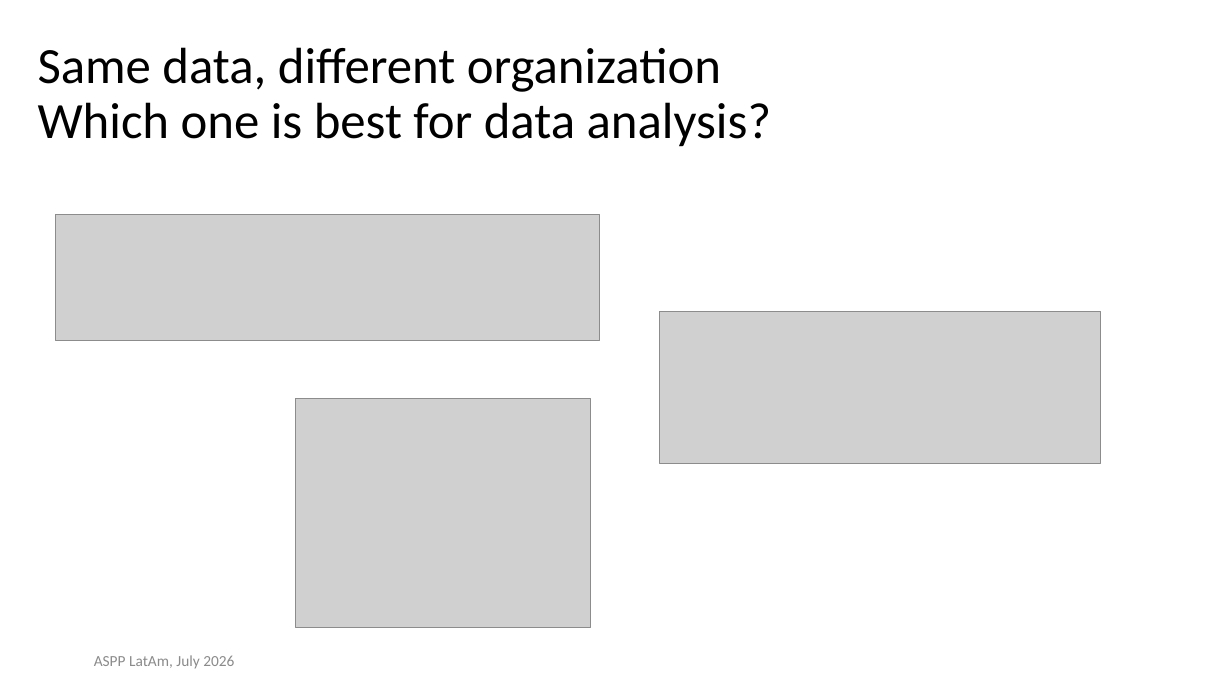
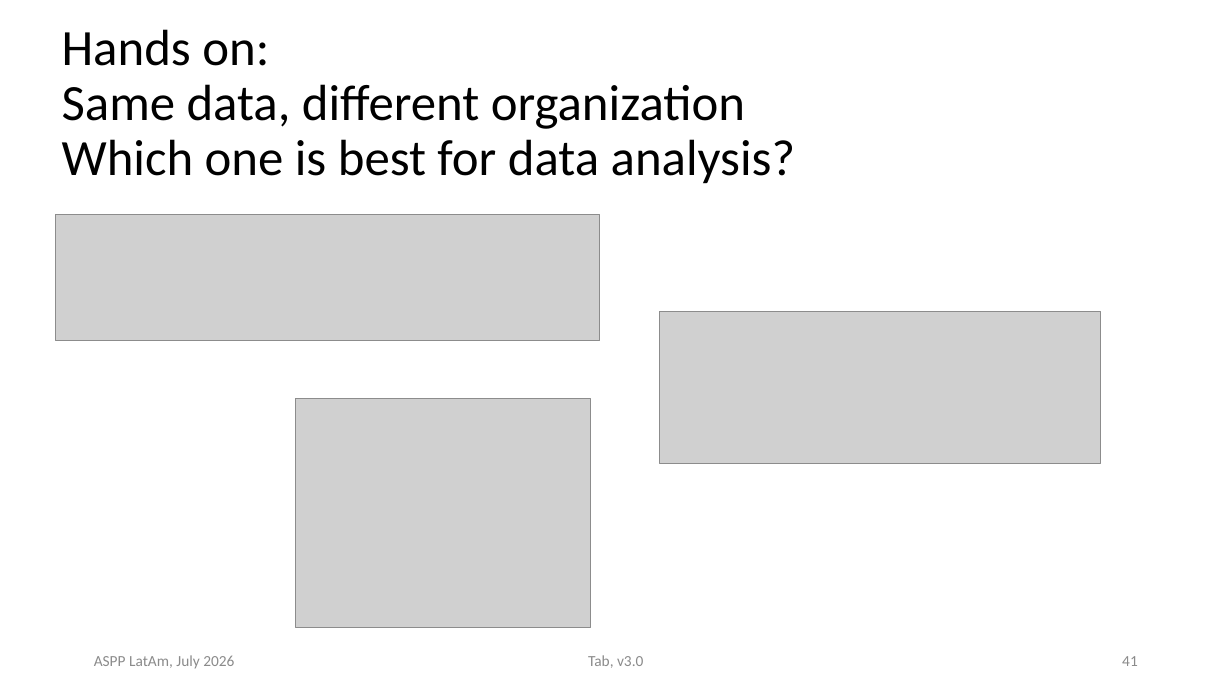
Before and after one commit to ASPP/data_class, a slide deck: slide 41 of tabular_data.pptx (slide 32 before the commit). Drawn at 1232x693 pixels with LibreOffice and Linux fonts; fonts in the diff are those of the drawing; grey boxes stand for pictures. Boxes give left, top, right and bottom in pixels: in the first picture for what was removed or moved away, otherwise in the second. Text is boxed around its words. In the diff, an @@ line names an element or a change of style, - is before the commit and + after.

```diff
--- a/tabular_data.pptx
+++ b/tabular_data.pptx
@@ title at [62,29,795,184]: text changed @@
-Same data, different organization
-Which one is best for data analysis?
+Hands on:
+Same data, different organization
+Which one is best for data analysis?
@@ text added at [588,655,643,668], 12 pt, text #8B8B8B @@
+Tab, v3.0
@@ page number added at [1122,656,1138,666], 12 pt, text #8B8B8B @@
+41
```
Also in this commit, not shown: 66 other slides changed, 17 slides added, 3 slides removed, 21 other files.
